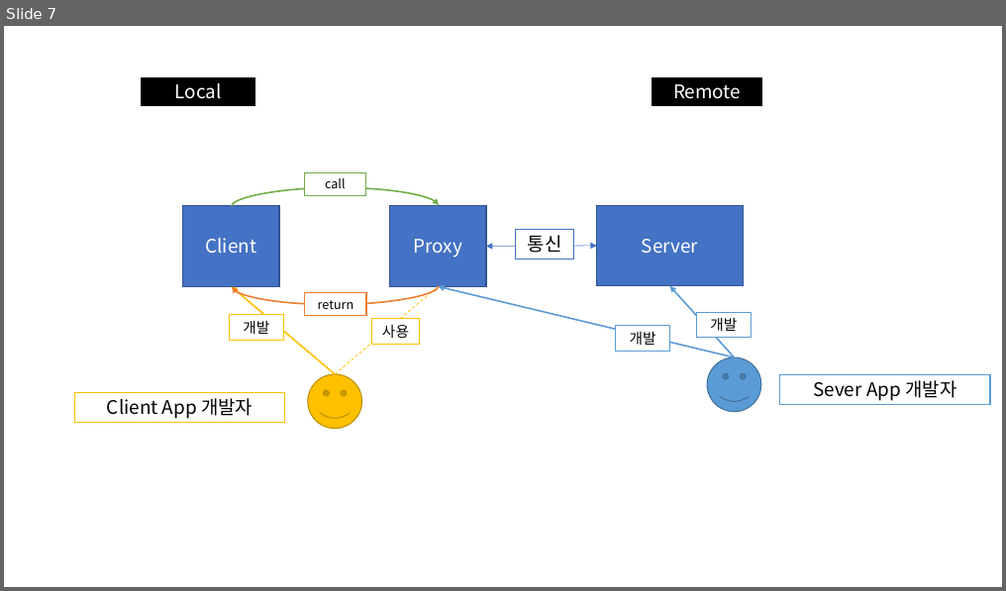
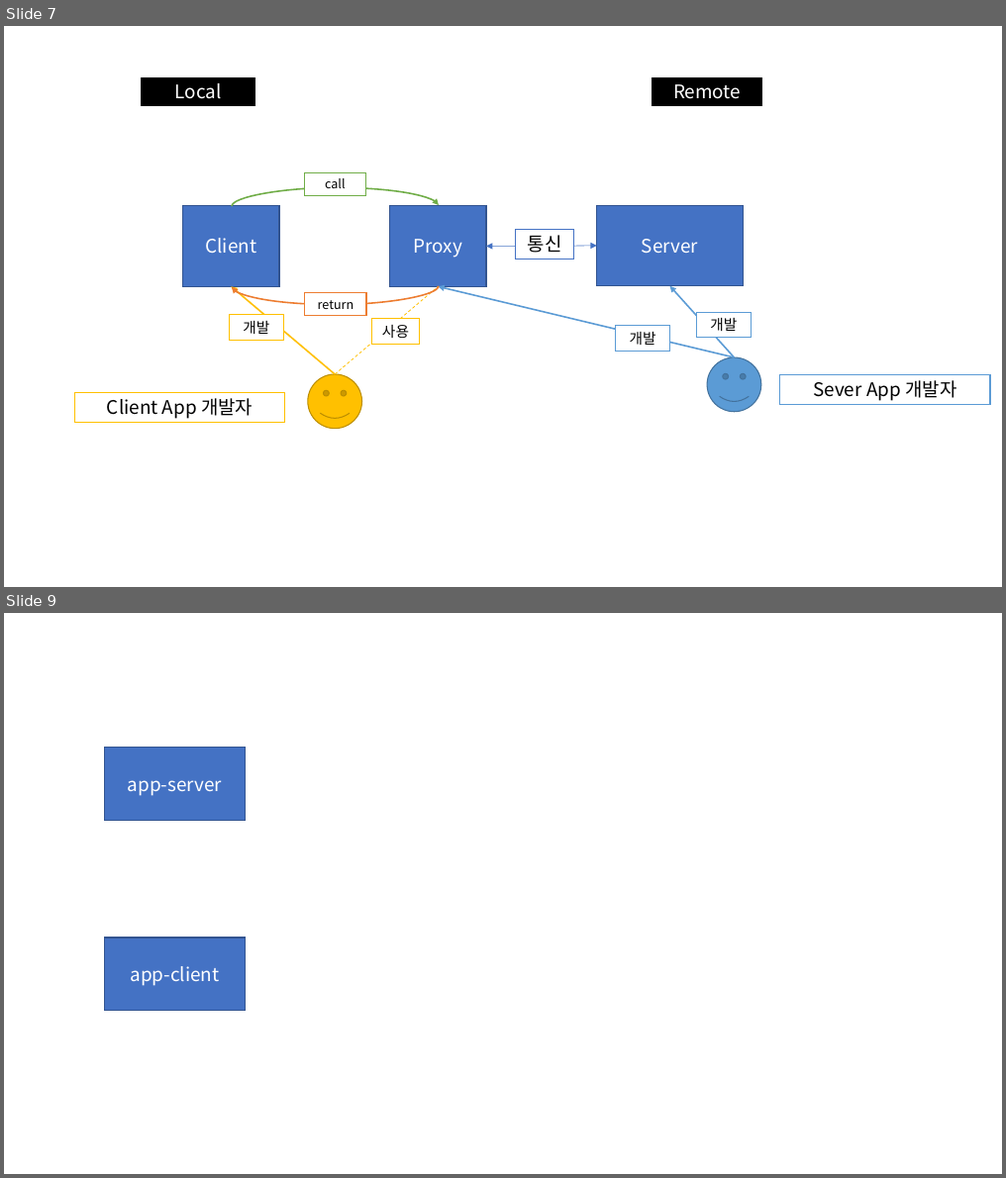
Before and after one commit to Dingadung/2022-study-workspace, a slide deck: study-note/자바/2022-08-19 내용정리.pptx. Shown one above the other, each under a label of ours: slide 7 before the commit, slides 7 and 9 after it; the slides between them are not shown. The pictures are 1006x591 and 1006x1178 pixels, drawn with LibreOffice and Linux fonts; fonts in the diff are those of the drawing. Boxes give left, top, right and bottom in pixels: in the first picture for what was removed or moved away, otherwise in the second. Text is boxed around its words. In the diff, an @@ line names an element or a change of style, - is before the commit and + after.

```diff
--- a/study-note/자바/2022-08-19 내용정리.pptx
+++ b/study-note/자바/2022-08-19 내용정리.pptx
@@ slide 9 added at (4, 613, 1002, 1174), background #FFFFFF @@
@@ rectangle added at (104, 747, 245, 820), fill #4472C4, outline #325491 1 pt, 18 pt, text #FFFFFF @@
+app-server
@@ rectangle added at (104, 938, 245, 1011), fill #4472C4, outline #325491 1 pt, 18 pt, text #FFFFFF @@
+app-client
```
Also in this commit, not shown: 1 slide changed, 1 slide removed, 1 other file.
